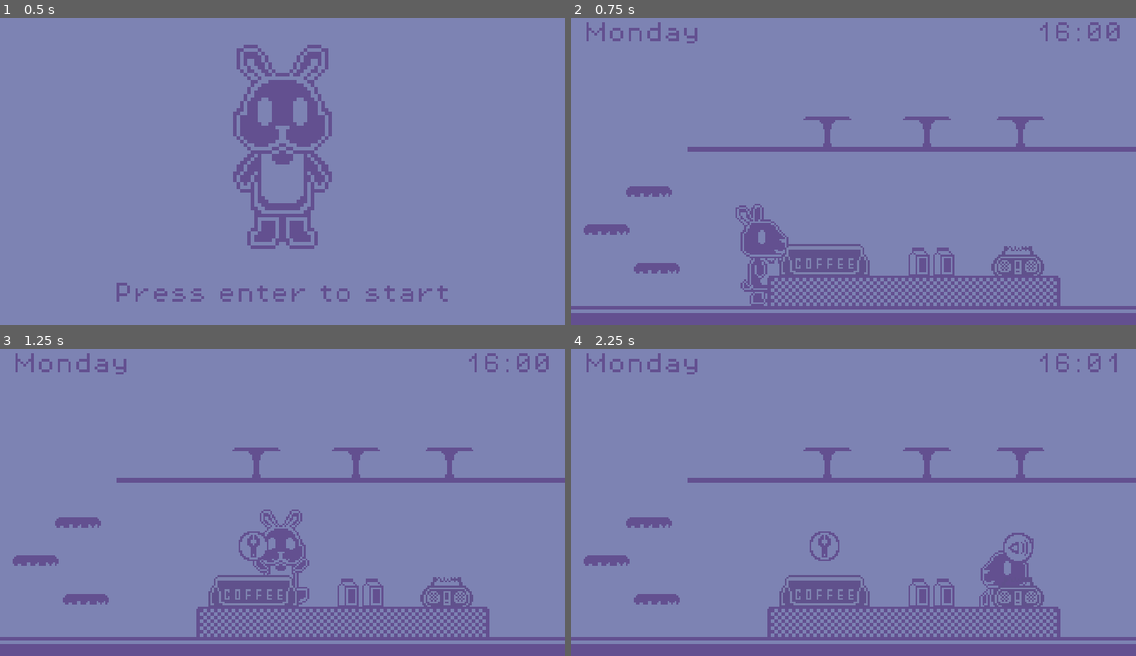
Above: before the commit, frames 1-4 (two rows, left to right).
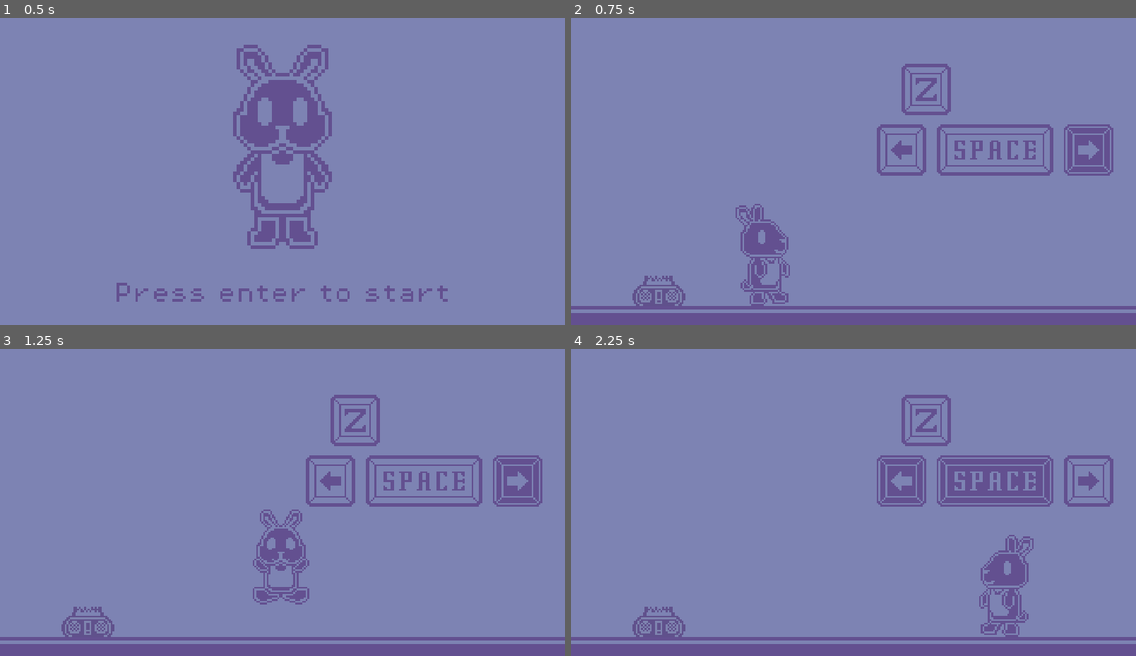
Above: after the commit, the same moments.

Repository: yndajas/1-bit-jam-2
Game: Godot game, scene res://scenes/menu.tscn
The game is run twice, just before and just after one commit, with the same random seed, the same clock (stepped at 60 frames per second) and the same inputs. Sound files missing from this copy of the repository are replaced by a short silence.
Inputs:
- Up to frame 1 (0.5 s): no input
- Up to frame 2 (0.75 s): tap Enter (continue) at 0.5 s; hold Right (move_right) from 0.53 s (still down); hold Enter (continue) from 0.53 s (still down)
- Up to frame 3 (1.25 s): keep holding Right (move_right); keep holding Enter (continue); tap Space (jump) at 0.77, 1.07 s; tap Z (interact) at 0.8 s
- Up to frame 4 (2.25 s): release Enter (continue) at 1.28 s; tap Z (interact) at 1.35 s; tap Space (jump) at 1.52, 1.55, 1.82 s; release Right (move_right) at 2.03 s; hold Left (move_left) from 2.03 s (still down); hold Space (jump) from 2.03 s (still down)

Frame 1 is identical in both runs. In frame 2, 11% of the frame differs, in the area x 2-100%, y 1-94%; in frame 3, 11%; in frame 4, 13%.

Commit message:
Add tutorial

Diff:
--- a/scenes/main.tscn
+++ b/scenes/main.tscn
@@ -7,10 +7,8 @@
 [ext_resource type="PackedScene" uid="uid://bm1y41plkax3g" path="res://scenes/player.tscn" id="4_i60v0"]
 [ext_resource type="Texture2D" uid="uid://crwi0244e411l" path="res://assets/images/sprites/counter.png" id="5_uxhni"]
 [ext_resource type="Texture2D" uid="uid://bpkl0vucyjtb4" path="res://assets/images/sprites/coffee_machine.png" id="6_3662i"]
-[ext_resource type="Texture2D" uid="uid://cdwuw5kl2hp57" path="res://assets/images/sprites/speaker.png" id="7_dl1n7"]
 [ext_resource type="Script" path="res://scripts/coffee_machine.gd" id="7_wl6x2"]
 [ext_resource type="Texture2D" uid="uid://bwt6jdrehamh" path="res://assets/images/sprites/oat_milk.png" id="8_vcwob"]
-[ext_resource type="Script" path="res://scripts/speaker.gd" id="9_6v32g"]
 [ext_resource type="Texture2D" uid="uid://b0qtsctbixbr5" path="res://assets/images/sprites/table.png" id="9_bfqyb"]
 [ext_resource type="Texture2D" uid="uid://c6fxio5x7k4fl" path="res://assets/images/sprites/icons/break.png" id="10_eo1vq"]
 [ext_resource type="Theme" uid="uid://xerbaooedi4j" path="res://assets/themes/theme.tres" id="10_mf6td"]
@@ -22,8 +20,7 @@
 [ext_resource type="Texture2D" uid="uid://ca4r4lhpywvmn" path="res://assets/images/sprites/icons/drink.png" id="15_lfk44"]
 [ext_resource type="Script" path="res://scripts/customer_spawner.gd" id="15_wywfk"]
 [ext_resource type="AudioStream" uid="uid://dwu8k7bmrxpuj" path="res://assets/audio/sfx/drink_repeat.wav" id="18_1qkv0"]
-[ext_resource type="Texture2D" uid="uid://5hsuhkslx3et" path="res://assets/images/sprites/icons/blast.png" id="18_x3a57"]
-[ext_resource type="AudioStream" uid="uid://cs7q176888jmg" path="res://assets/audio/sfx/blast_repeat.wav" id="21_ikj14"]
+[ext_resource type="PackedScene" uid="uid://dmov21l3xumst" path="res://scenes/speaker.tscn" id="19_yxqro"]
 
 [sub_resource type="RectangleShape2D" id="RectangleShape2D_gxfe4"]
 size = Vector2(254, 3)
@@ -33,9 +30,6 @@
 
 [sub_resource type="RectangleShape2D" id="RectangleShape2D_250ft"]
 size = Vector2(26, 16)
-
-[sub_resource type="RectangleShape2D" id="RectangleShape2D_isrpq"]
-size = Vector2(30, 17)
 
 [node name="Main" type="Node2D"]
 script = ExtResource("1_kpqj2")
@@ -142,25 +136,8 @@
 [node name="DrinkSfxPlayer" type="AudioStreamPlayer" parent="OatMilk"]
 stream = ExtResource("18_1qkv0")
 
-[node name="Speaker" type="Area2D" parent="." node_paths=PackedStringArray("player")]
-position = Vector2(506, 287)
-scale = Vector2(2, 2)
-script = ExtResource("9_6v32g")
+[node name="Speaker" parent="." node_paths=PackedStringArray("player") instance=ExtResource("19_yxqro")]
 player = NodePath("../Player")
-
-[node name="Sprite2D" type="Sprite2D" parent="Speaker"]
-texture = ExtResource("7_dl1n7")
-
-[node name="CollisionShape2D" type="CollisionShape2D" parent="Speaker"]
-shape = SubResource("RectangleShape2D_isrpq")
-
-[node name="IconBlast" type="Sprite2D" parent="Speaker"]
-visible = false
-position = Vector2(0, -25)
-texture = ExtResource("18_x3a57")
-
-[node name="BlastSfxPlayer" type="AudioStreamPlayer" parent="Speaker"]
-stream = ExtResource("21_ikj14")
 
 [node name="DayText" type="RichTextLabel" parent="."]
 offset_left = 14.0
@@ -197,6 +174,4 @@
 [connection signal="timeout" from="CoffeeMachine/IconFix/Timer" to="CoffeeMachine/IconFix" method="_on_timer_timeout"]
 [connection signal="body_entered" from="OatMilk" to="OatMilk" method="_on_body_entered"]
 [connection signal="body_exited" from="OatMilk" to="OatMilk" method="_on_body_exited"]
-[connection signal="body_entered" from="Speaker" to="Speaker" method="_on_body_entered"]
-[connection signal="body_exited" from="Speaker" to="Speaker" method="_on_body_exited"]
 [connection signal="timeout" from="CustomerSpawner/Timer" to="CustomerSpawner" method="_on_timer_timeout"]
--- /dev/null
+++ b/scenes/speaker.tscn
@@ -0,0 +1,31 @@
+[gd_scene load_steps=6 format=3 uid="uid://dmov21l3xumst"]
+
+[ext_resource type="Script" path="res://scripts/speaker.gd" id="1_fnkve"]
+[ext_resource type="Texture2D" uid="uid://cdwuw5kl2hp57" path="res://assets/images/sprites/speaker.png" id="2_vsy72"]
+[ext_resource type="Texture2D" uid="uid://5hsuhkslx3et" path="res://assets/images/sprites/icons/blast.png" id="3_0r17i"]
+[ext_resource type="AudioStream" uid="uid://cs7q176888jmg" path="res://assets/audio/sfx/blast_repeat.wav" id="4_fpgd6"]
+
+[sub_resource type="RectangleShape2D" id="RectangleShape2D_isrpq"]
+size = Vector2(30, 17)
+
+[node name="Speaker" type="Area2D"]
+position = Vector2(506, 287)
+scale = Vector2(2, 2)
+script = ExtResource("1_fnkve")
+
+[node name="Sprite2D" type="Sprite2D" parent="."]
+texture = ExtResource("2_vsy72")
+
+[node name="CollisionShape2D" type="CollisionShape2D" parent="."]
+shape = SubResource("RectangleShape2D_isrpq")
+
+[node name="IconBlast" type="Sprite2D" parent="."]
+visible = false
+position = Vector2(0, -25)
+texture = ExtResource("3_0r17i")
+
+[node name="BlastSfxPlayer" type="AudioStreamPlayer" parent="."]
+stream = ExtResource("4_fpgd6")
+
+[connection signal="body_entered" from="." to="." method="_on_body_entered"]
+[connection signal="body_exited" from="." to="." method="_on_body_exited"]
--- /dev/null
+++ b/scenes/tutorial.tscn
@@ -0,0 +1,89 @@
+[gd_scene load_steps=14 format=3 uid="uid://cwmpl3bp3tpw6"]
+
+[ext_resource type="Script" path="res://scripts/tutorial.gd" id="1_spaqk"]
+[ext_resource type="Texture2D" uid="uid://dcs2e4iwrmot2" path="res://assets/images/sprites/keys/left_unpressed.png" id="2_ixyew"]
+[ext_resource type="Texture2D" uid="uid://cx8vidxflarlk" path="res://assets/images/sprites/keys/left_pressed.png" id="3_nbkof"]
+[ext_resource type="Texture2D" uid="uid://dq41lalewoxf" path="res://assets/images/sprites/keys/right_unpressed.png" id="4_ps1kv"]
+[ext_resource type="Texture2D" uid="uid://h3y8mp50f2qj" path="res://assets/images/sprites/keys/right_pressed.png" id="5_jyeng"]
+[ext_resource type="Theme" uid="uid://xerbaooedi4j" path="res://assets/themes/theme.tres" id="5_skig7"]
+[ext_resource type="Texture2D" uid="uid://cbhvpwr34yx28" path="res://assets/images/sprites/keys/space_unpressed.png" id="6_e8fpw"]
+[ext_resource type="PackedScene" uid="uid://bm1y41plkax3g" path="res://scenes/player.tscn" id="6_tf5wv"]
+[ext_resource type="Texture2D" uid="uid://k6sdh8v850wr" path="res://assets/images/sprites/keys/space_pressed.png" id="7_1y5rj"]
+[ext_resource type="PackedScene" uid="uid://qlwknee2gfdj" path="res://scenes/ground_floor.tscn" id="7_ar820"]
+[ext_resource type="Texture2D" uid="uid://3vrln6to1ovm" path="res://assets/images/sprites/keys/z_unpressed.png" id="8_1v428"]
+[ext_resource type="Texture2D" uid="uid://clibnycpmqq8u" path="res://assets/images/sprites/keys/z_pressed.png" id="9_021fd"]
+[ext_resource type="PackedScene" uid="uid://dmov21l3xumst" path="res://scenes/speaker.tscn" id="13_1v683"]
+
+[node name="Tutorial" type="Node2D"]
+script = ExtResource("1_spaqk")
+
+[node name="UnpressedLeft" type="Sprite2D" parent="."]
+position = Vector2(374, 161)
+scale = Vector2(2, 2)
+texture = ExtResource("2_ixyew")
+
+[node name="PressedLeft" type="Sprite2D" parent="."]
+visible = false
+position = Vector2(374, 161)
+scale = Vector2(2, 2)
+texture = ExtResource("3_nbkof")
+
+[node name="UnpresssedRight" type="Sprite2D" parent="."]
+position = Vector2(586, 161)
+scale = Vector2(2, 2)
+texture = ExtResource("4_ps1kv")
+
+[node name="PressedRight" type="Sprite2D" parent="."]
+visible = false
+position = Vector2(586, 161)
+scale = Vector2(2, 2)
+texture = ExtResource("5_jyeng")
+
+[node name="UnpressedSpace" type="Sprite2D" parent="."]
+position = Vector2(480, 161)
+scale = Vector2(2, 2)
+texture = ExtResource("6_e8fpw")
+
+[node name="PressedSpace" type="Sprite2D" parent="."]
+visible = false
+position = Vector2(480, 161)
+scale = Vector2(2, 2)
+texture = ExtResource("7_1y5rj")
+
+[node name="UnpressedZ" type="Sprite2D" parent="."]
+position = Vector2(402, 92)
+scale = Vector2(2, 2)
+texture = ExtResource("8_1v428")
+
+[node name="PressedZ" type="Sprite2D" parent="."]
+visible = false
+position = Vector2(402, 92)
+scale = Vector2(2, 2)
+texture = ExtResource("9_021fd")
+
+[node name="ContinuePrompt" type="RichTextLabel" parent="."]
+visible = false
+offset_left = 95.5
+offset_top = 216.0
+offset_right = 544.5
+offset_bottom = 240.0
+theme = ExtResource("5_skig7")
+theme_override_colors/default_color = Color(0.388235, 0.313726, 0.564706, 1)
+bbcode_enabled = true
+text = "[center]Press enter to continue"
+
+[node name="Timer" type="Timer" parent="ContinuePrompt"]
+wait_time = 10.0
+one_shot = true
+autostart = true
+
+[node name="Player" parent="." instance=ExtResource("6_tf5wv")]
+position = Vector2(193, 274)
+
+[node name="GroundFloor" parent="." instance=ExtResource("7_ar820")]
+
+[node name="Speaker" parent="." node_paths=PackedStringArray("player") instance=ExtResource("13_1v683")]
+position = Vector2(99, 321)
+player = NodePath("../Player")
+
+[connection signal="timeout" from="ContinuePrompt/Timer" to="." method="_on_timer_timeout"]
--- a/scripts/global.gd
+++ b/scripts/global.gd
@@ -67,6 +67,10 @@
 	get_tree().change_scene_to_file("res://scenes/main.tscn")
 
 
+func load_menu_scene() -> void:
+	get_tree().change_scene_to_file("res://scenes/menu.tscn")
+
+
 func on_final_level() -> bool:
 	return current_level == LEVEL_SPAWNS.size() - 1
 
--- a/scripts/main.gd
+++ b/scripts/main.gd
@@ -50,15 +50,15 @@
 
 
 func _physics_process(delta: float) -> void:
+	if Input.is_action_just_pressed("exit"):
+		Global.load_menu_scene()
+
 	time += delta
 	update_clock()
 	check_if_level_finished(delta)
 
 	if level_finished:
 		get_tree().change_scene_to_file("res://scenes/result.tscn")
-
-	if Input.is_action_pressed("exit"):
-		get_tree().change_scene_to_file("res://scenes/menu.tscn")
 
 
 func check_if_level_finished(delta: float) -> void:
--- a/scripts/menu.gd
+++ b/scripts/menu.gd
@@ -8,7 +8,7 @@
 
 
 func _physics_process(_delta: float) -> void:
-	if Input.is_action_pressed("continue"):
-		Global.load_main_scene()
+	if Input.is_action_just_pressed("continue"):
+		get_tree().change_scene_to_file("res://scenes/tutorial.tscn")
 	elif Input.is_action_just_pressed("exit") and OS.has_feature("pc"):
 		get_tree().quit()
--- a/scripts/result.gd
+++ b/scripts/result.gd
@@ -16,6 +16,9 @@
 
 
 func _physics_process(_delta: float) -> void:
+	if Input.is_action_just_pressed("exit"):
+		Global.load_menu_scene()
+
 	if (
 		not star_fill_needed()
 		and not Global.on_final_level()
--- /dev/null
+++ b/scripts/tutorial.gd
@@ -0,0 +1,38 @@
+extends Node2D
+
+@onready var continue_prompt: RichTextLabel = $ContinuePrompt
+@onready var pressed_left: Sprite2D = $PressedLeft
+@onready var pressed_right: Sprite2D = $PressedRight
+@onready var pressed_space: Sprite2D = $PressedSpace
+@onready var pressed_z: Sprite2D = $PressedZ
+
+
+func _physics_process(_delta: float) -> void:
+	if Input.is_action_just_pressed("continue"):
+		Global.load_main_scene()
+	elif Input.is_action_just_pressed("exit"):
+		Global.load_menu_scene()
+
+	if Input.is_action_pressed("move_left"):
+		pressed_left.visible = true
+	elif Input.is_action_just_released("move_left"):
+		pressed_left.visible = false
+
+	if Input.is_action_pressed("move_right"):
+		pressed_right.visible = true
+	elif Input.is_action_just_released("move_right"):
+		pressed_right.visible = false
+
+	if Input.is_action_pressed("jump"):
+		pressed_space.visible = true
+	elif Input.is_action_just_released("jump"):
+		pressed_space.visible = false
+
+	if Input.is_action_just_released("interact"):
+		pressed_z.visible = false
+	elif Input.is_action_pressed("interact"):
+		pressed_z.visible = true
+
+
+func _on_timer_timeout() -> void:
+	continue_prompt.visible = true
Binary file added: assets/images/sprites/keys/left_pressed.png
Not shown, added: assets/images/sprites/keys/left_pressed.png.import
Binary file added: assets/images/sprites/keys/left_unpressed.png
Not shown, added: assets/images/sprites/keys/left_unpressed.png.import
Binary file added: assets/images/sprites/keys/right_pressed.png
Not shown, added: assets/images/sprites/keys/right_pressed.png.import
Binary file added: assets/images/sprites/keys/right_unpressed.png
Not shown, added: assets/images/sprites/keys/right_unpressed.png.import
Binary file added: assets/images/sprites/keys/space_pressed.png
Not shown, added: assets/images/sprites/keys/space_pressed.png.import
Binary file added: assets/images/sprites/keys/space_unpressed.png
Not shown, added: assets/images/sprites/keys/space_unpressed.png.import
(and 5 more such lines)
